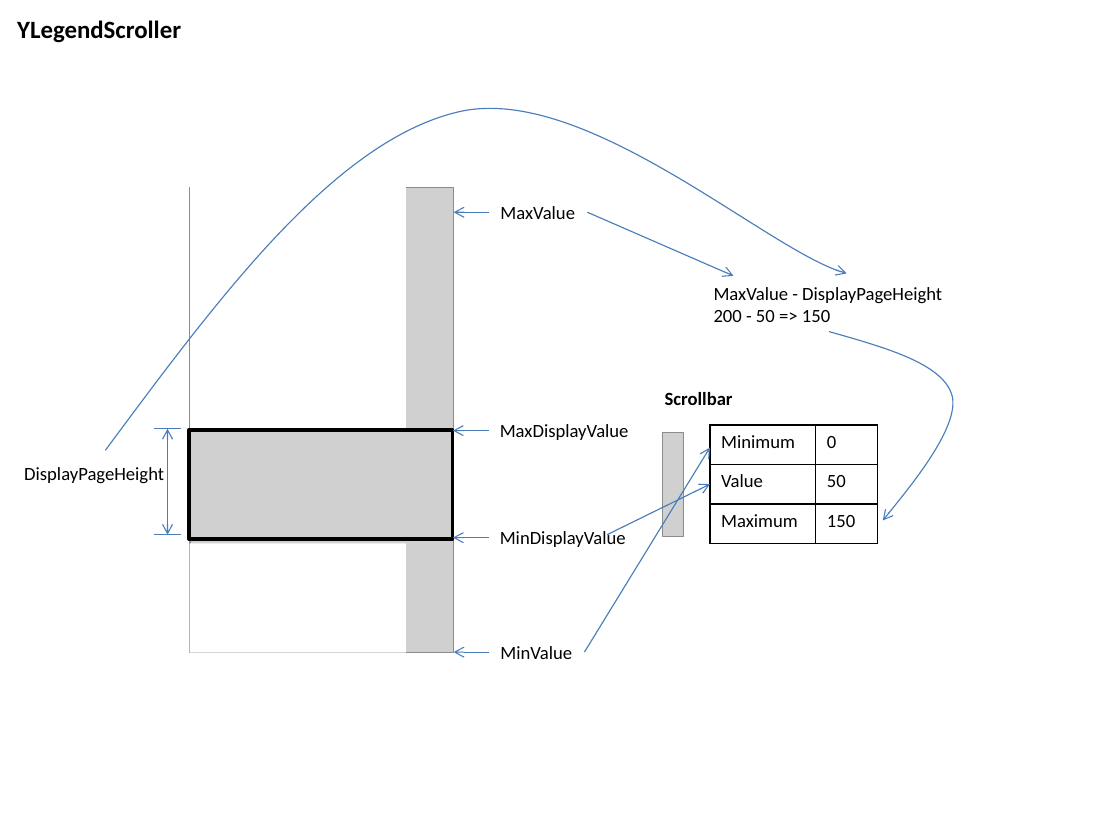
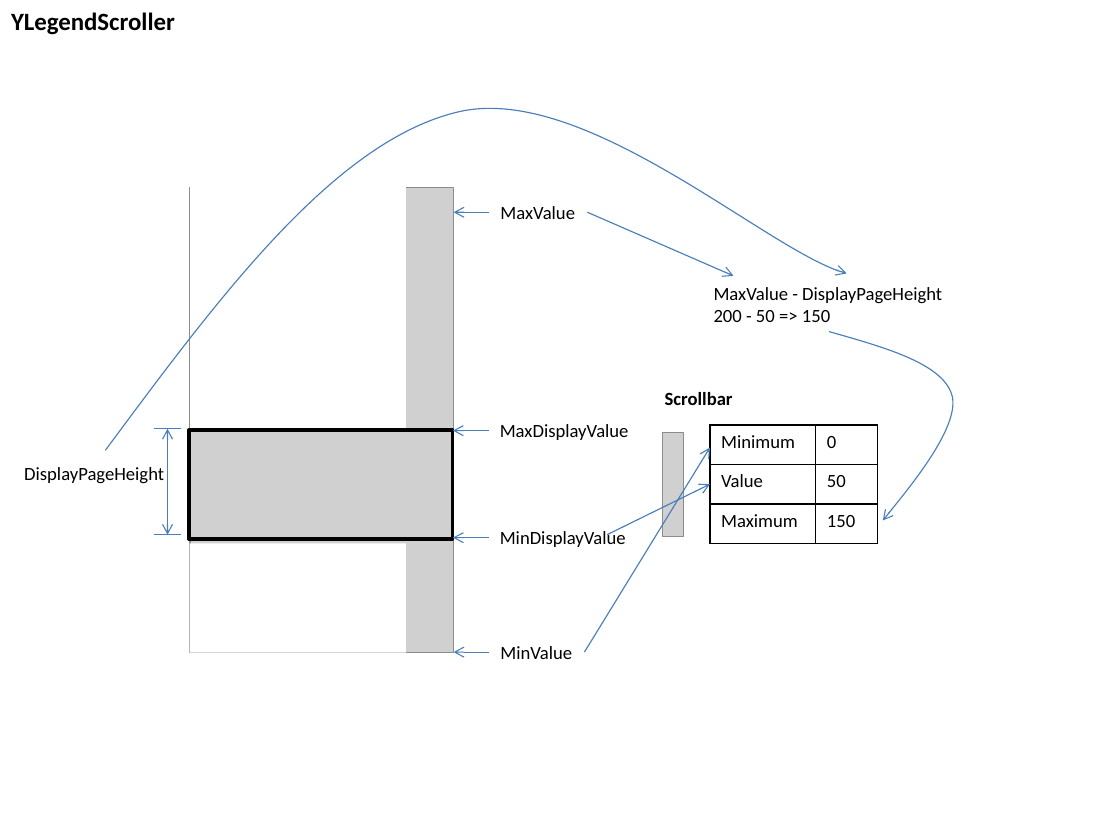
Before and after one commit to PeterHuberSg/XYGraphLib, a slide deck: slide 3 of XYGraphDesign1.pptx (slide 6 before the commit). Drawn at 1120x840 pixels with LibreOffice and Linux fonts; fonts in the diff are those of the drawing; grey boxes stand for pictures. Boxes give left, top, right and bottom in pixels: in the first picture for what was removed or moved away, otherwise in the second. Text is boxed around its words. In the diff, an @@ line names an element or a change of style, - is before the commit and + after.

```diff
--- a/XYGraphDesign1.pptx
+++ b/XYGraphDesign1.pptx
@@ text "YLegendScroller": place and size @@
-text "YLegendScroller" at (17,20,181,43)
+text "YLegendScroller" at (11,12,175,35)
```
Also in this commit, not shown: 3 other slides changed, 7 slides added, 9 other files.
